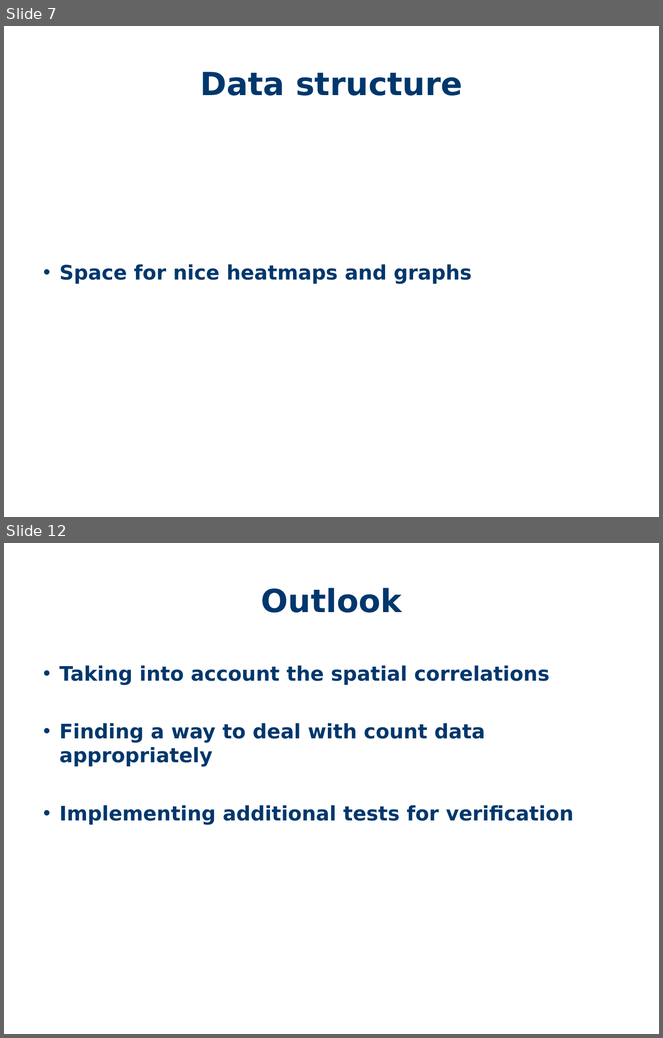
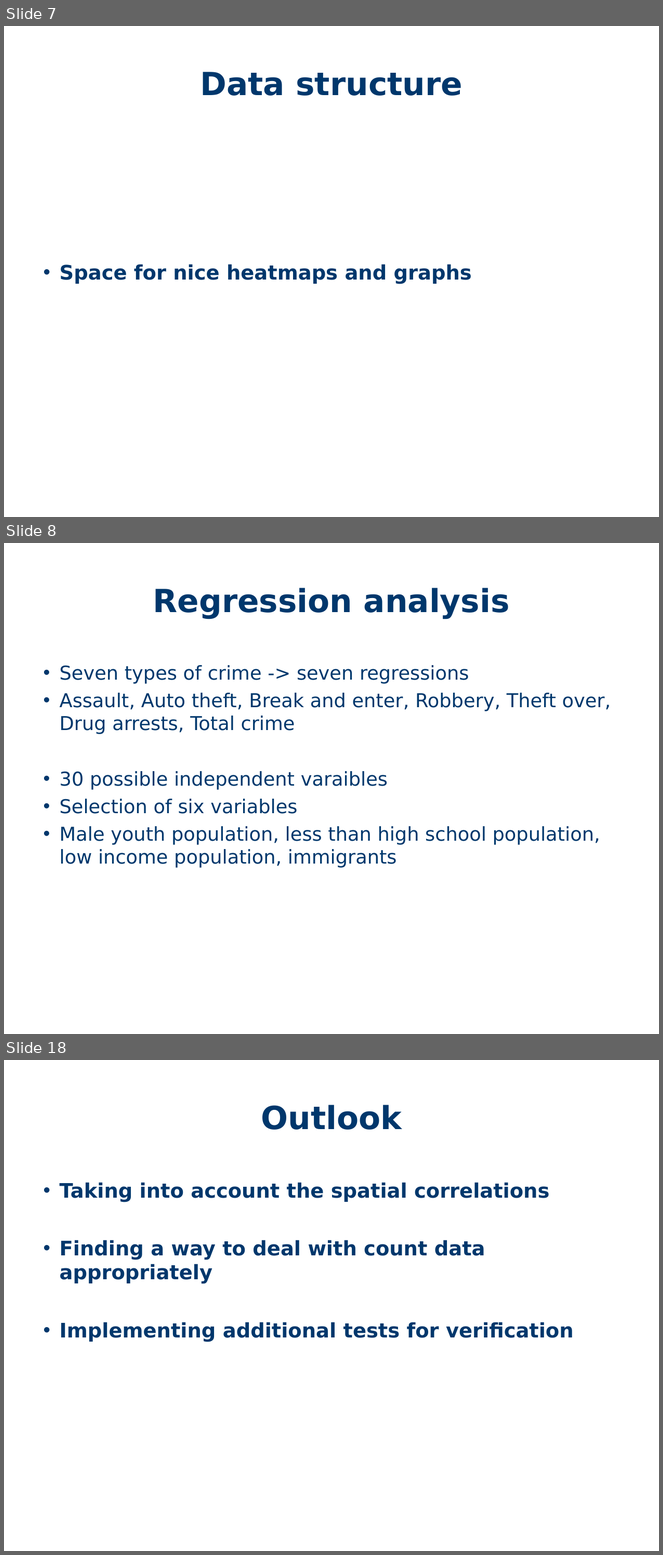
Before and after one commit to PetraBurdejova/spl2018take2, a slide deck: SPL.ppt. Shown one above the other, each under a label of ours: slides 7 and 12 before the commit, slides 7, 8 and 18 after it; the slides between them are not shown. The pictures are 663x1038 and 663x1555 pixels, drawn with LibreOffice and Linux fonts; fonts in the diff are those of the drawing; background and template pictures are left out. Boxes give left, top, right and bottom in pixels: in the first picture for what was removed or moved away, otherwise in the second. Text is boxed around its words. In the diff, an @@ line names an element or a change of style, - is before the commit and + after.

```diff
--- a/SPL.ppt
+++ b/SPL.ppt
@@ slide 8 added at <box>4,543,659,1034</box>, background #FFFFFF @@
@@ title added at <box>153,588,510,618</box>, 35 pt, text #00376C, bold @@
+Regression analysis
@@ text added at <box>60,665,611,868</box>, 21 pt, text #00376C @@
+• Seven types of crime -> seven regressions
+• Assault, Auto theft, Break and enter, Robbery, Theft over, Drug arrests, Total crime
+• 30 possible independent varaibles
+• Selection of six variables
+• Male youth population, less than high school population, low income population, immigrants
@@ what was slide 12 is now slide 18 @@
```
Also in this commit, not shown: 1 slide changed, 7 other slides added, 2 slides removed.
